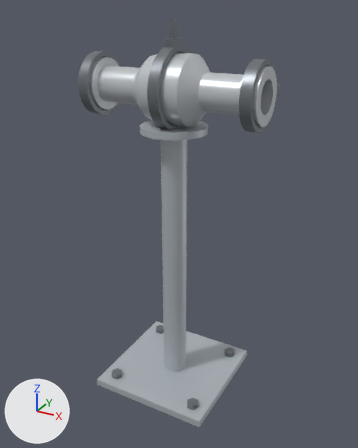
Renders of the glTF model molkerei-3d/modelle/rueckschlagventil.glb from each side of a commit.
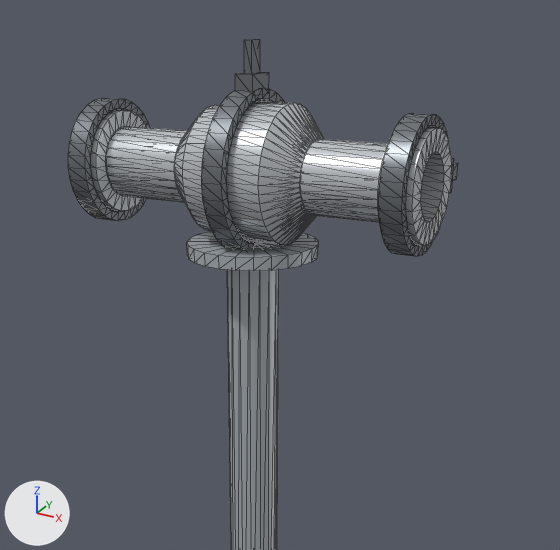
Each version is shown whole from a 50 mm camera at (0.356, -0.632, 0.609) aimed at (0.007, 0.002, 0.291), then close up on the part from 12% to 93% of the width and 0% to 64% of the height. The axes (+X, +Y, +Z) are drawn at lower left. The lights are the same throughout. The last two pictures show the newer version. The close-ups show mesh edges as thin lines. Where no turn or scale is listed for an object, it has been applied to the vertices. Vertices at exactly the same position are counted once.

The first close-up shows 'gehaeuse_aus', 'gehaeuse_ein', 'klemmring_band', 'klemmring_lasche', 'stuetzflansch', 'stuetzrohr', 'stutzen_aus', 'stutzen_aus_bund', 'stutzen_aus_klemme_band', 'stutzen_aus_klemme_lasche', 'stutzen_ein', 'stutzen_ein_bund', 'stutzen_ein_klemme_band' and 3 more.
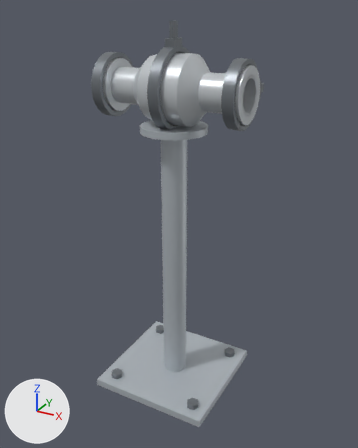
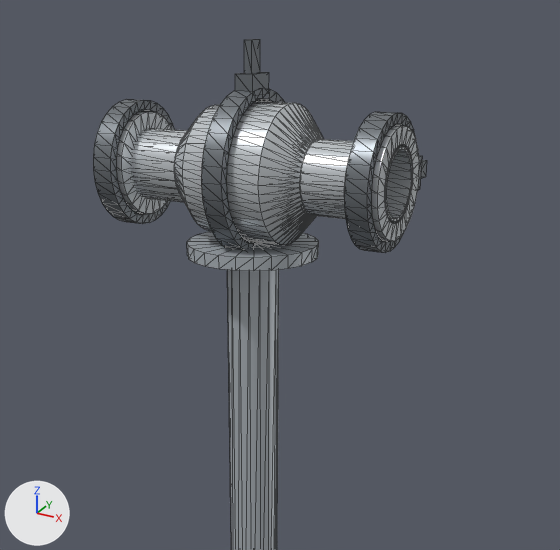
Not visible in the close-ups: part 5 of me_stutzen_ein_dichtung.

Diff of the bpy script that builds the scene:
```diff
--- a/molkerei-3d/modelle/rueckschlagventil.glb.py
+++ b/molkerei-3d/modelle/rueckschlagventil.glb.py
@@ me_stutzen_aus_bund @@
 # used by ob_stutzen_aus_bund; location = (0.0, 0.0, 0.0)
-me_stutzen_aus_bund.from_pydata(...)  # 96 vertices, 192 faces; spans x 0.115..0.139, y -0.0385..0.0385, z 0.4615..0.5385
+me_stutzen_aus_bund.from_pydata(...)  # 96 vertices, 192 faces; spans x 0.091..0.115, y -0.0385..0.0385, z 0.4615..0.5385
+# me_stutzen_aus_bund part 1: the whole mesh is moved by (-0.024, 0.0, 0.0)
 me_stutzen_aus_bund.materials.append(mat_chrom)
@@ me_stutzen_aus_klemme_band @@
 # used by ob_stutzen_aus_klemme_band; location = (0.0, 0.0, 0.0)
-me_stutzen_aus_klemme_band.from_pydata(...)  # 128 vertices, 256 faces; spans x 0.119..0.135, y -0.0465..0.0465, z 0.4535..0.5465
+me_stutzen_aus_klemme_band.from_pydata(...)  # 128 vertices, 256 faces; spans x 0.095..0.111, y -0.0465..0.0465, z 0.4535..0.5465
+# me_stutzen_aus_klemme_band part 2: the whole mesh is moved by (-0.024, 0.0, 0.0)
 me_stutzen_aus_klemme_band.materials.append(mat_schraube)
@@ me_stutzen_aus_klemme_lasche @@
 # used by ob_stutzen_aus_klemme_lasche; location = (0.0, 0.0, 0.0)
-me_stutzen_aus_klemme_lasche.from_pydata(...)  # 8 vertices, 12 faces; spans x 0.12..0.134, y 0.0425..0.0565, z 0.488..0.512
+me_stutzen_aus_klemme_lasche.from_pydata(...)  # 8 vertices, 12 faces; spans x 0.096..0.11, y 0.0425..0.0565, z 0.488..0.512
+# me_stutzen_aus_klemme_lasche part 3: the whole mesh is moved by (-0.024, 0.0, 0.0)
 me_stutzen_aus_klemme_lasche.materials.append(mat_schraube)
@@ me_stutzen_ein_bund @@
 # used by ob_stutzen_ein_bund; location = (0.0, 0.0, 0.0)
-me_stutzen_ein_bund.from_pydata(...)  # 96 vertices, 192 faces; spans x -0.139..-0.115, y -0.0385..0.0385, z 0.4615..0.5385
+me_stutzen_ein_bund.from_pydata(...)  # 96 vertices, 192 faces; spans x -0.115..-0.091, y -0.0385..0.0385, z 0.4615..0.5385
+# me_stutzen_ein_bund part 4: the whole mesh is moved by (0.024, 0.0, 0.0)
 me_stutzen_ein_bund.materials.append(mat_chrom)
@@ me_stutzen_ein_dichtung @@
 # used by ob_stutzen_ein_dichtung; location = (0.0, 0.0, 0.0)
-me_stutzen_ein_dichtung.from_pydata(...)  # 96 vertices, 192 faces; spans x -0.1285..-0.1255, y -0.0405..0.0405, z 0.4595..0.5405
+me_stutzen_ein_dichtung.from_pydata(...)  # 96 vertices, 192 faces; spans x -0.1045..-0.1015, y -0.0405..0.0405, z 0.4595..0.5405
+# me_stutzen_ein_dichtung part 5: the whole mesh is moved by (0.024, 0.0, 0.0)
 me_stutzen_ein_dichtung.materials.append(mat_schwarz)
@@ me_stutzen_ein_klemme_band @@
 # used by ob_stutzen_ein_klemme_band; location = (0.0, 0.0, 0.0)
-me_stutzen_ein_klemme_band.from_pydata(...)  # 128 vertices, 256 faces; spans x -0.135..-0.119, y -0.0465..0.0465, z 0.4535..0.5465
+me_stutzen_ein_klemme_band.from_pydata(...)  # 128 vertices, 256 faces; spans x -0.111..-0.095, y -0.0465..0.0465, z 0.4535..0.5465
+# me_stutzen_ein_klemme_band part 6: the whole mesh is moved by (0.024, 0.0, 0.0)
 me_stutzen_ein_klemme_band.materials.append(mat_schraube)
```

What differs and where, as boxes (x1, y1, x2, y2) in the close-ups (560 x 550 px):
'stutzen_aus_klemme_band', moved
    before: (378, 114, 448, 256)
    after: (344, 112, 416, 252)
'stutzen_aus_bund', moved
    before: (377, 127, 452, 245)
    after: (344, 125, 419, 241)
'stutzen_ein_klemme_band', moved
    before: (68, 98, 150, 221)
    after: (93, 100, 175, 224)
'stutzen_ein_bund', moved
    before: (90, 110, 147, 211)
    after: (116, 111, 171, 214)
'stutzen_aus_klemme_lasche', moved (mostly hidden)
    before: (450, 158, 454, 193)
    after: (417, 156, 422, 191)
